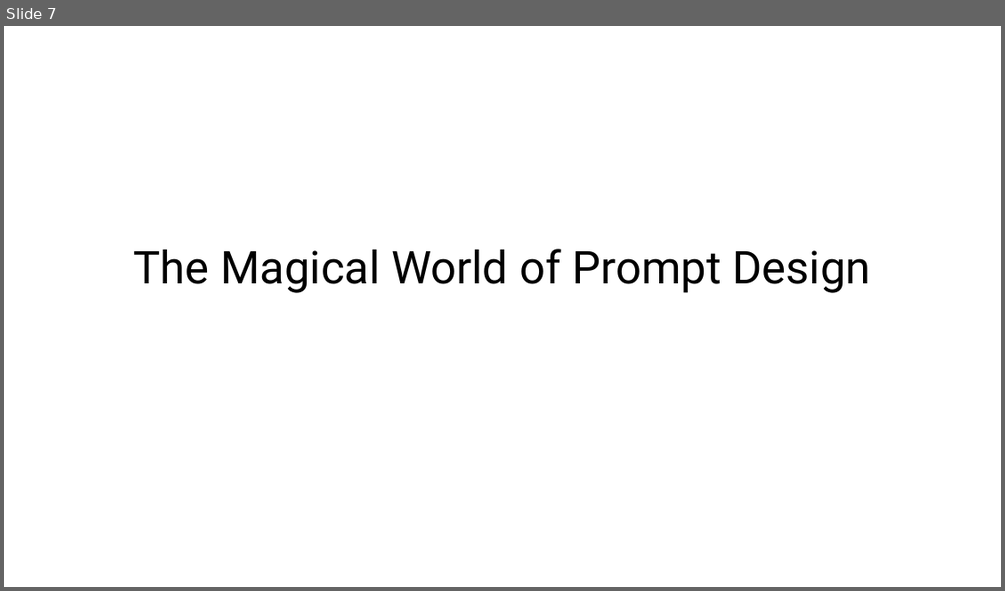
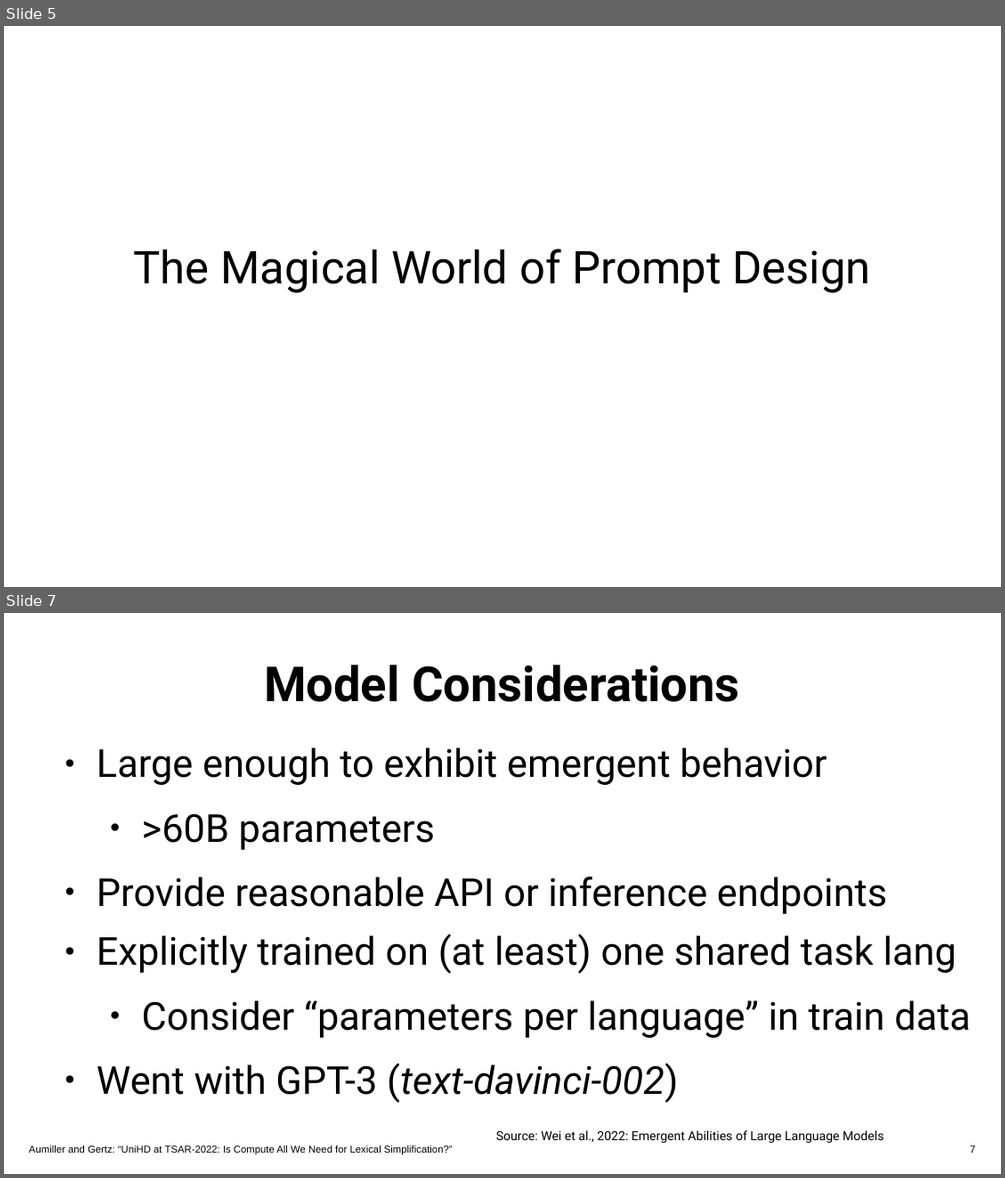
Before and after one commit to dennlinger/TSAR-2022-Shared-Task, a slide deck: presentation/uniHD_tsar.pptx. Shown one above the other, each under a label of ours: slide 7 before the commit, slides 5 and 7 after it; the slides between them are not shown. The pictures are 1005x591 and 1005x1178 pixels, drawn with LibreOffice and Linux fonts; fonts in the diff are those of the drawing; background and template pictures are left out. Boxes give left, top, right and bottom in pixels: in the first picture for what was removed or moved away, otherwise in the second. Text is boxed around its words. In the diff, an @@ line names an element or a change of style, - is before the commit and + after.

```diff
--- a/presentation/uniHD_tsar.pptx
+++ b/presentation/uniHD_tsar.pptx
@@ slide 7 added at <box>4,613,1001,1174</box>, background #FFFFFF @@
@@ text added at <box>264,665,740,702</box>, 38.5 pt, text #000000, bold @@
+Model Considerations
@@ text added at <box>97,747,971,1103</box>, 30.7 pt, text #000000 @@
+● Large enough to exhibit emergent behavior
+  ● >60B parameters
+● Provide reasonable API or inference endpoints
+● Explicitly trained on (at least) one shared task lang
+  ● Consider “parameters per language” in train data
+● Went with GPT-3 (text-davinci-002)
@@ free added at <box>29,1140,693,1155</box>, 8 pt, text #000000 @@
+Aumiller and Gertz: “UniHD at TSAR-2022: Is Compute All We Need for Lexical Simplification?”
@@ text added at <box>496,1130,883,1143</box>, 10 pt, text #000000 @@
+Source: Wei et al., 2022: Emergent Abilities of Large Language Models
@@ page number added at <box>723,1140,977,1155</box>, 8 pt, text #000000 @@
+7
@@ what was slide 7 is now slide 5 @@
```
Also in this commit, not shown: 7 slides changed, 14 other slides added, 17 slides removed, 16 other files.
